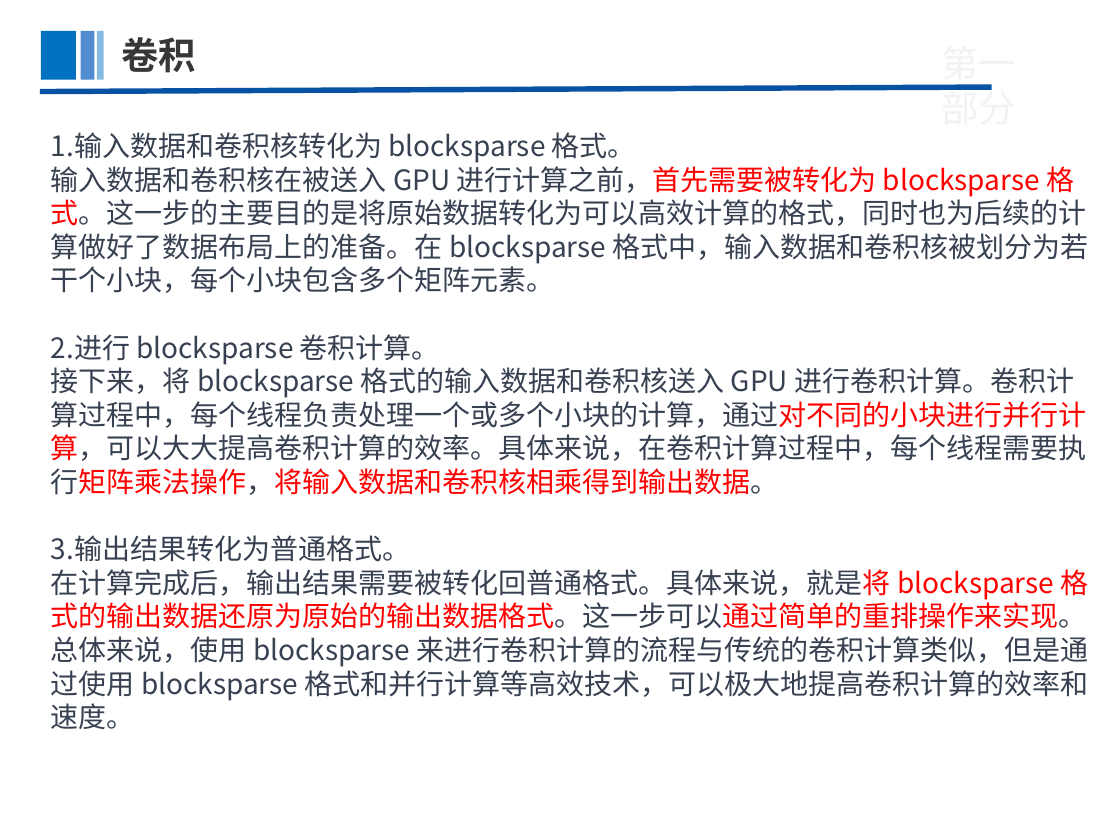
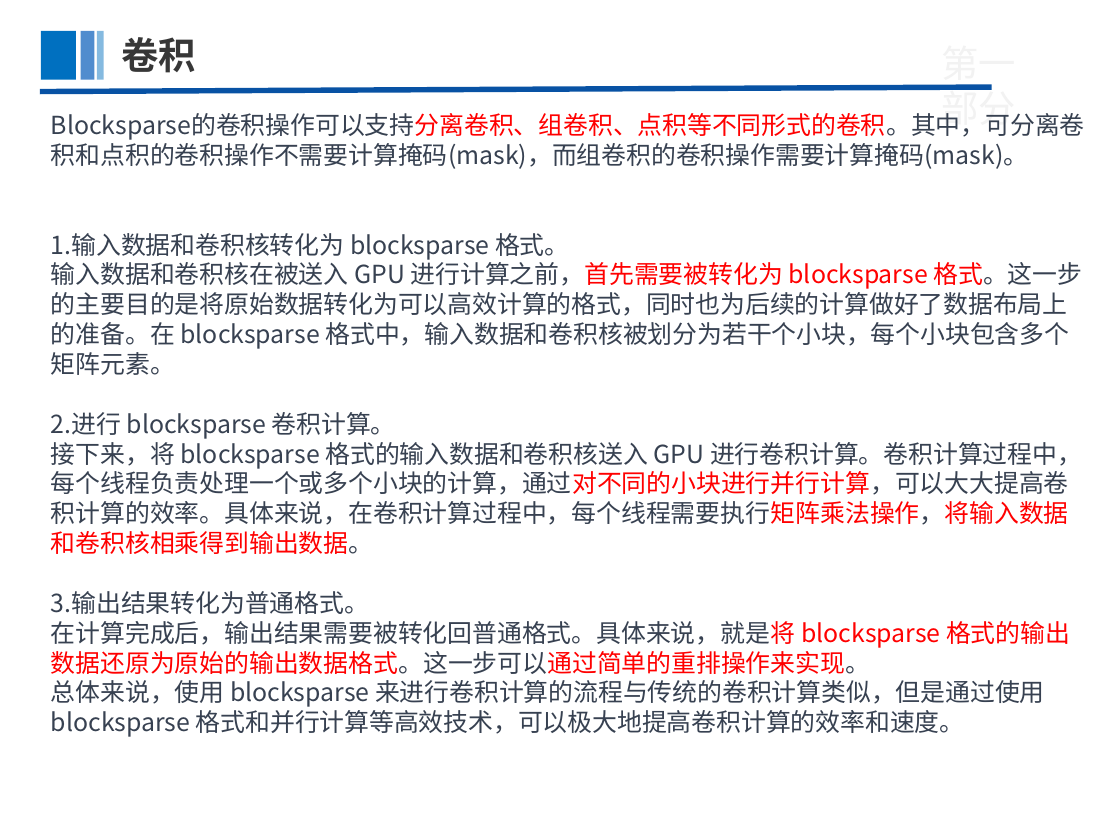
Before and after one commit to feng84chen/myNotes, a slide deck: slide 9 of CUDA入门(updating)/0312/0312blocksparse_贺思超.pptx. Drawn at 1120x840 pixels with LibreOffice and Linux fonts; fonts in the diff are those of the drawing; background and template pictures are left out. Boxes give left, top, right and bottom in pixels: in the first picture for what was removed or moved away, otherwise in the second. Text is boxed around its words. In the diff, an @@ line names an element or a change of style, - is before the commit and + after.

```diff
--- a/CUDA入门(updating)/0312/0312blocksparse_贺思超.pptx
+++ b/CUDA入门(updating)/0312/0312blocksparse_贺思超.pptx
@@ text "Blocksparse的卷积操作可以支持分离卷积、组卷积、点积等不同形式的卷积。其中，可分离卷积和点积的卷积操作不需要计 ...": place and size @@
-text "Blocksparse的卷积操作可以支持分离卷积、组卷积、点积等不同形式的卷积。其中，可分离卷积和点积的卷积操作不需要计 ..." at [51, 132, 1089, 729]
+text "Blocksparse的卷积操作可以支持分离卷积、组卷积、点积等不同形式的卷积。其中，可分离卷积和点积的卷积操作不需要计 ..." at [51, 113, 1085, 737]
@@ text at [51, 113, 1085, 169]: paragraph added @@
+Blocksparse的卷积操作可以支持分离卷积、组卷积、点积等不同形式的卷积。其中，可分离卷积和点积的卷积操作不需要计算掩码(mask)，而组卷积的卷积操作需要计算掩码(mask)。
@@ text at [51, 233, 1083, 737]: size 18 to 16 pt in "输入数据和卷积核转化为 blocksparse 格式。", "输入数据和卷积核在被送入 GPU 进行计算之前，首先需要被转化为 blocksparse 格式。这一步的主要目的是将原始 ...", "进行 blocksparse 卷积计算。", "接下来，将 blocksparse 格式的输入数据和卷积核送入 GPU 进行卷积计算。卷积计算过程中，每个线程负责处理一 ..." and 3 more places @@
```
Also in this commit, not shown: 2 other slides changed, 1 other file.
